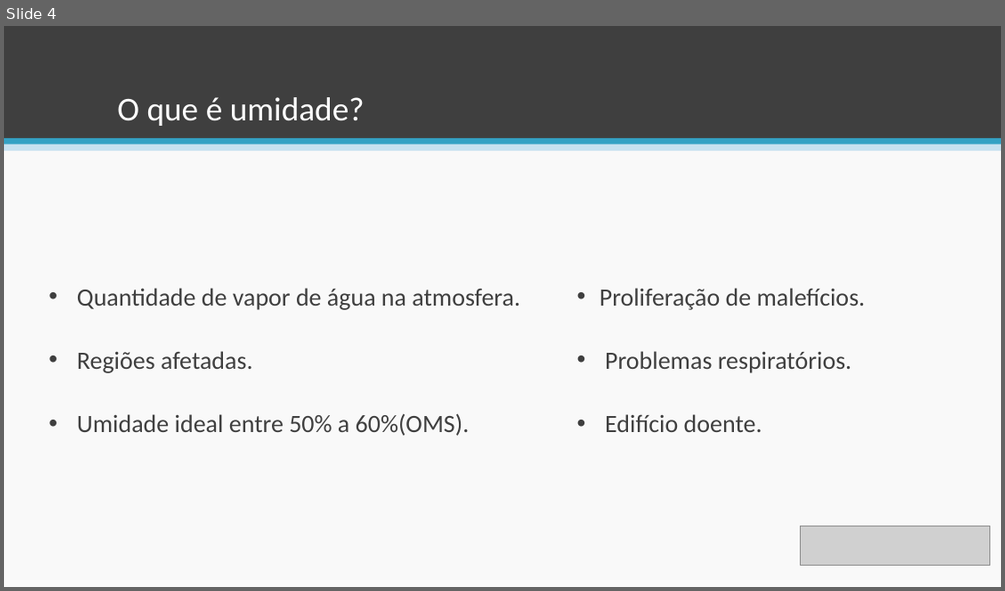
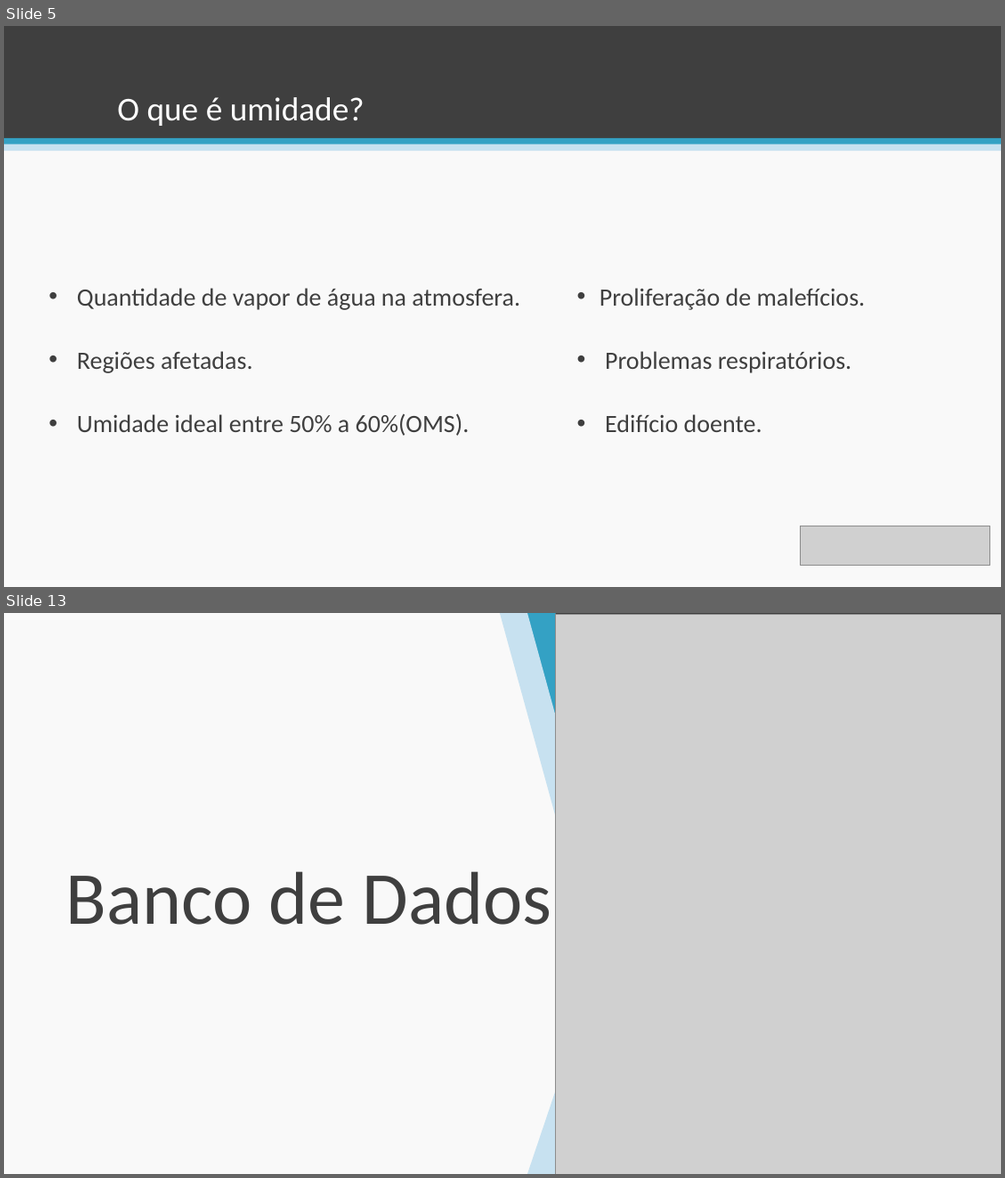
Before and after one commit to esteves-esta/TechHumi, a slide deck: documentacao/PowerPoint.pptx. Shown one above the other, each under a label of ours: slide 4 before the commit, slides 5 and 13 after it; the slides between them are not shown. The pictures are 1005x591 and 1005x1178 pixels, drawn with LibreOffice and Linux fonts; fonts in the diff are those of the drawing; grey boxes stand for pictures; background and template pictures are left out. Boxes give left, top, right and bottom in pixels: in the first picture for what was removed or moved away, otherwise in the second. Text is boxed around its words. In the diff, an @@ line names an element or a change of style, - is before the commit and + after.

```diff
--- a/documentacao/PowerPoint.pptx
+++ b/documentacao/PowerPoint.pptx
@@ slide 13 added at (4,613,1001,1174), background #F9F9F9 @@
@@ freeform shape added at (500,613,624,1174), fill #C7E1F0 @@
@@ freeform shape added at (516,613,652,1174), fill #34A1C4 @@
@@ freeform shape added at (539,613,1001,1174), fill #3F3F3F @@
@@ picture added at (556,615,1001,1174) @@
@@ text added at (66,871,552,925), 72 pt, text #3F3F3F @@
+Banco de Dados
@@ what was slide 4 is now slide 5 @@
```
Also in this commit, not shown: 5 slides changed, 7 other slides added, 1 slide removed, 3 other files.
